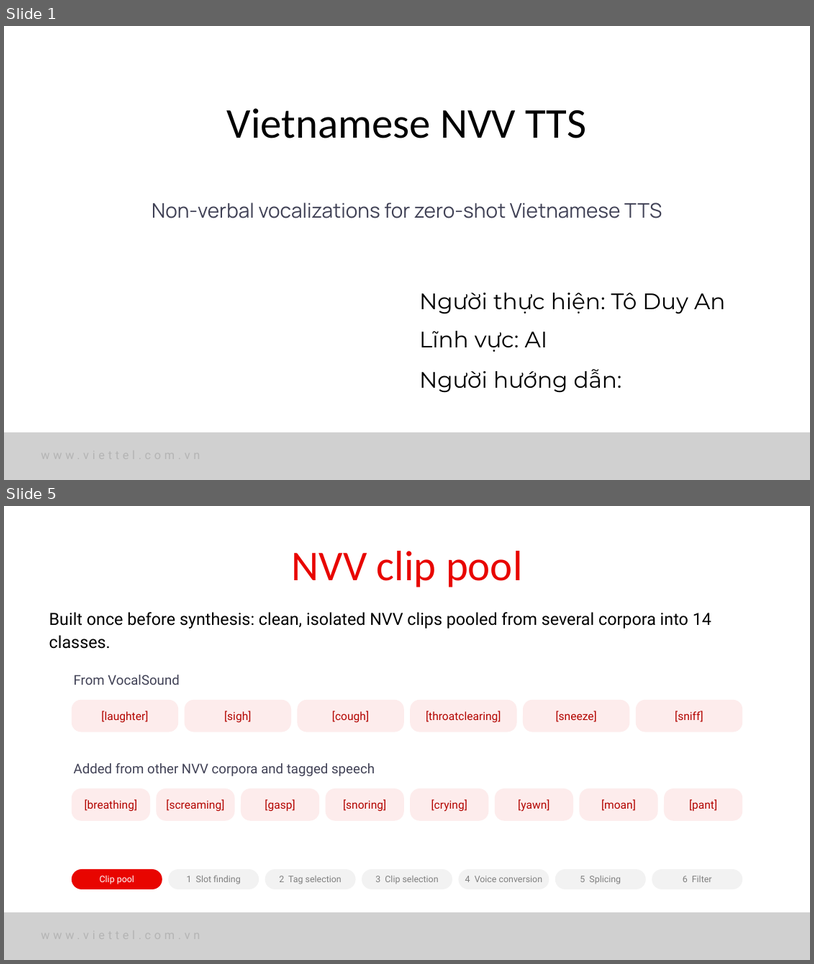
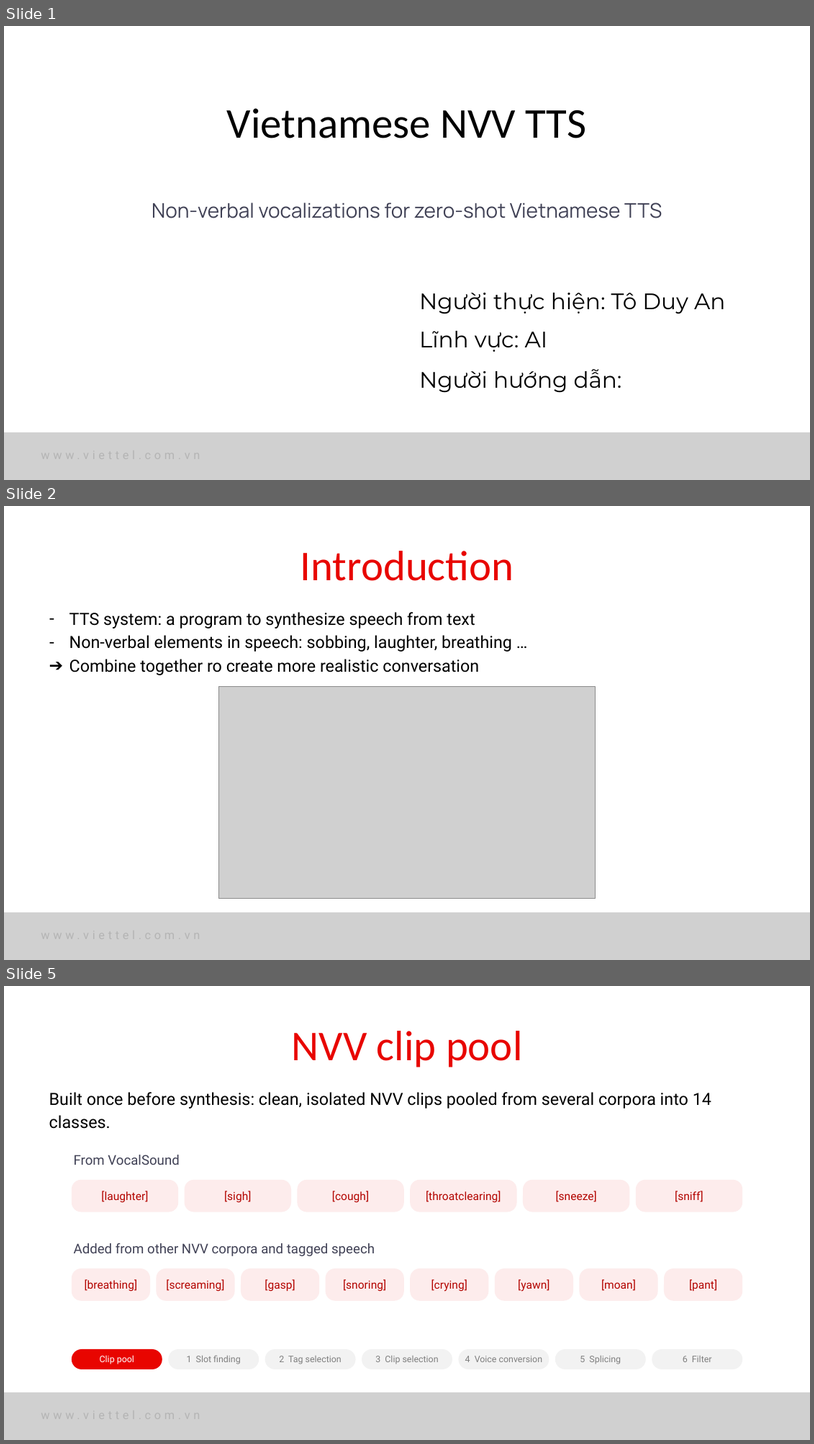
Before and after one commit to nhakanasi/VDT_GD2, a slide deck: Method.pptx. Shown one above the other, each under a label of ours: slides 1 and 5 before the commit, slides 1, 2 and 5 after it; the slides between them are not shown. The pictures are 814x964 and 814x1444 pixels, drawn with LibreOffice and Linux fonts; fonts in the diff are those of the drawing; grey boxes stand for pictures; background and template pictures are left out. Boxes give left, top, right and bottom in pixels: in the first picture for what was removed or moved away, otherwise in the second. Text is boxed around its words. In the diff, an @@ line names an element or a change of style, - is before the commit and + after.

```diff
--- a/Method.pptx
+++ b/Method.pptx
@@ slide 2 added at (4,506,810,960), background #FFFFFF @@
@@ text added at (301,551,514,581), 75.8 pt, text #E80500 @@
+Introduction
@@ text added at (70,612,512,675), 30 pt, text #000000 @@
+– TTS system: a program to synthesize speech from text
+– Non-verbal elements in speech: sobbing, laughter, breathing …
+➔ Combine together ro create more realistic conversation
@@ picture added at (219,687,595,898) @@
@@ picture added at (4,912,810,960) @@
@@ picture added at (680,925,766,944) @@
```
Also in this commit, not shown: 5 slides changed, 6 other slides added, 4 slides removed.
